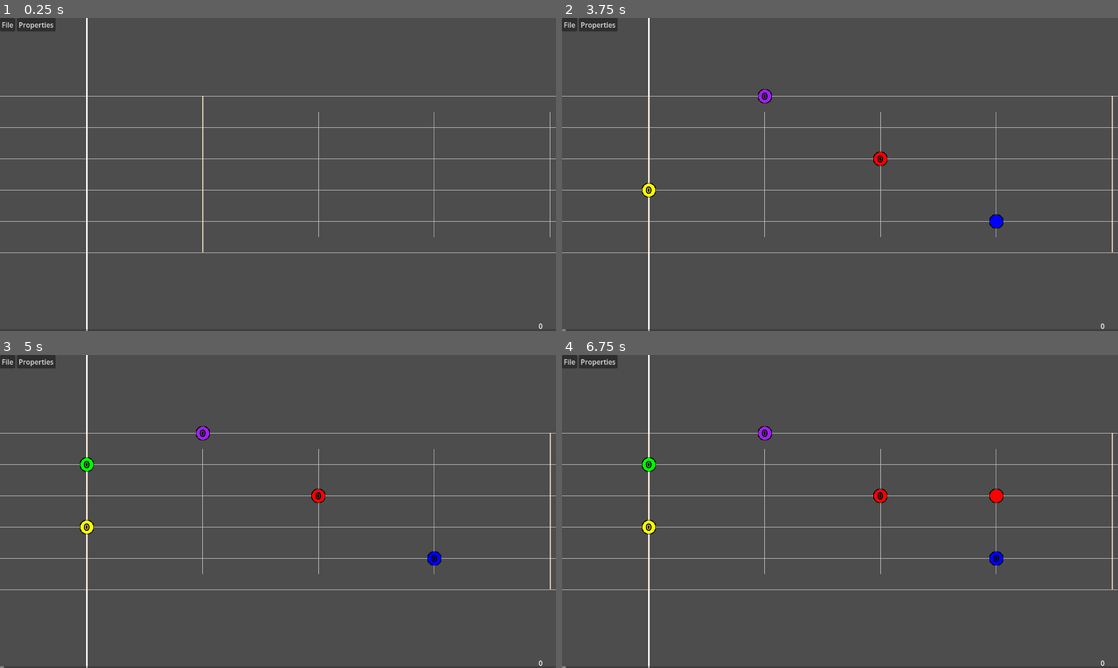
Above: before the commit, frames 1-4 (two rows, left to right).
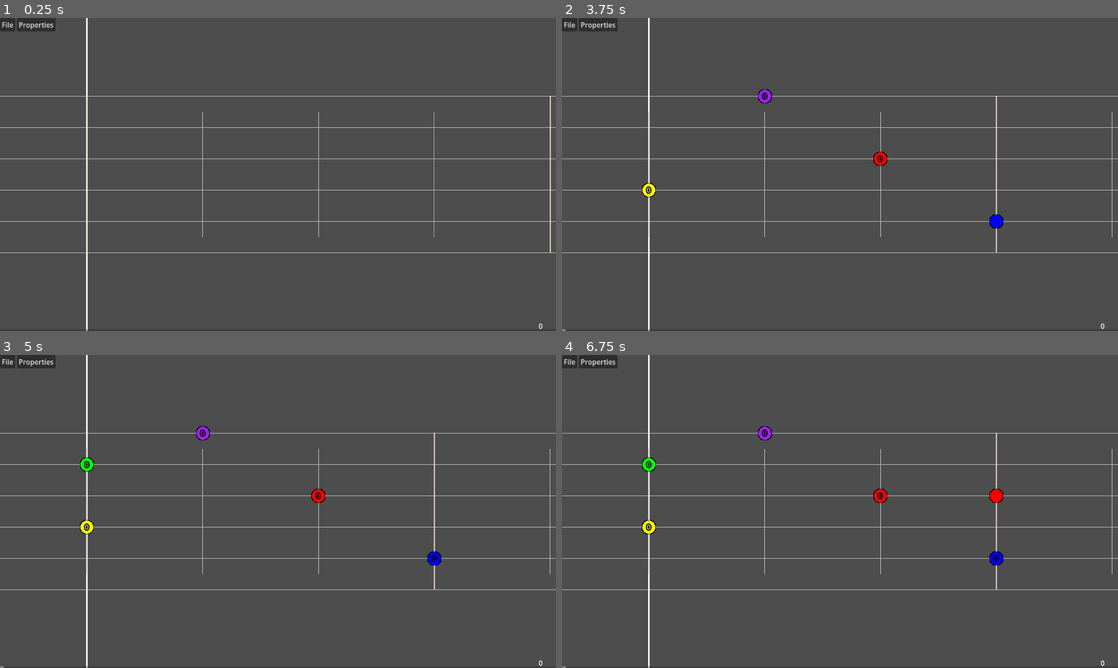
Above: after the commit, the same moments.

Repository: daredevil28/DemonForge
Game: Godot game, scene res://Assets/Scenes/game_scene.tscn
Two runs of this game, one before a commit and one after it. Both use one fixed random seed, a clock stepped at 60 frames per second and the inputs below. Sound files missing from this copy of the repository are replaced by a short silence.
Inputs (mouse positions are in pixels of both pictures, inside the frame that each line leads up to):
- Up to frame 1 (0.25 s): no input
- Up to frame 2 (3.75 s): tap Enter at 0.5, 2, 3.5 s; move the mouse to (962, 158) at 0.52 s; press the mouse at (962, 158) at 0.53 s; tap Space (TogglePlay) at 1.25, 2.75 s; move the mouse to (728, 190) at 1.27 s; release the mouse at (728, 190) at 1.28 s; click (728, 190) at 1.35 s; move the mouse to (895, 105) at 2.02 s; hold Right mouse button (RightClick) 2.03-2.78 s; click (895, 105) at 2.3 s; move the mouse to (812, 237) at 2.77 s; tap Mouse wheel down (ScrollDown) at 2.85 s; click (812, 237) at 3.05 s; move the mouse to (1006, 221) at 3.52 s; hold Mouse wheel up (ScrollUp) from 3.53 s (still down)
- Up to frame 3 (5 s): click (444, 558) at 3.8 s; tap Space (TogglePlay) at 4.25, 4.35 s; move the mouse to (111, 464) at 4.27 s; release Mouse wheel up (ScrollUp) at 4.28 s; click (111, 464) at 4.55 s
- Up to frame 4 (6.75 s): move the mouse to (867, 511) at 5.02 s; press the mouse at (867, 511) at 5.03 s; move the mouse to (756, 433) at 5.77 s; release the mouse at (756, 433) at 5.78 s; click (756, 433) at 5.85 s; move the mouse to (962, 495) at 6.52 s; hold Right mouse button (RightClick) from 6.53 s (still down)

The runs differ from the first frame. In frame 1, 0.4% of the frame differs, in the area x 15-100%, y 24-75%; in frame 2, 0.4%; in frame 3, 0.3%; in frame 4, 0.3%.

Commit message:
Changed window stretch mode and fix beat lines not lining up

Diff:
--- a/Assets/Scripts/drawer.gd
+++ b/Assets/Scripts/drawer.gd
@@ -10,7 +10,7 @@
 	for i in range(1,7):
 		draw_line(Vector2(0,NoteManager.get_note_lane_y(i)),Vector2(DisplayServer.window_get_size().x,NoteManager.get_note_lane_y(i)),line_color,1)
 	var seconds_per_beat : float = 60 / GameManager.bpm / GameManager.snapping_frequency
-	var new_time : float = seconds_per_beat
+	var new_time : float
 	for i : int in range(0,snapped(GameManager.audio_length / seconds_per_beat, 0)):
 		var marker_distance : float = (-GameManager.music_time_to_screen_time(GameManager.current_pos) + GameManager.music_time_to_screen_time(new_time)) + NoteManager.offset
 		if (marker_distance > DisplayServer.window_get_size().x):
--- a/Assets/Scripts/game_manager.gd
+++ b/Assets/Scripts/game_manager.gd
@@ -291,7 +291,6 @@
 			var note_exists: bool = NoteManager.check_if_note_exists_at_mouse_location(new_pos["time_pos"], current_lane)
 			if(event.is_action_pressed("LeftClick")):
 				if(!note_exists && !NoteManager.check_if_double_note_exists_at_time(new_pos["time_pos"])):
-					print(new_pos["time_pos"])
 					NoteManager.add_new_note(new_pos["time_pos"], current_lane)
 			if(event.is_action_pressed("RightClick")):
 				if(current_hovered_note != null):
--- a/project.godot
+++ b/project.godot
@@ -34,6 +34,7 @@
 
 window/size/viewport_width=1280
 window/size/viewport_height=720
+window/stretch/scale_mode="integer"
 window/vsync/vsync_mode=0
 
 [input]
